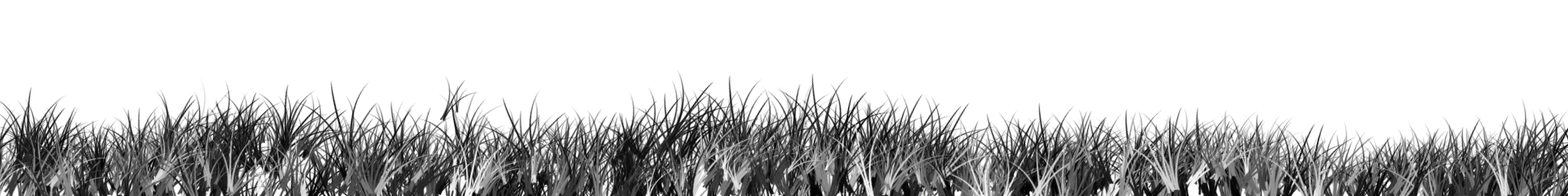
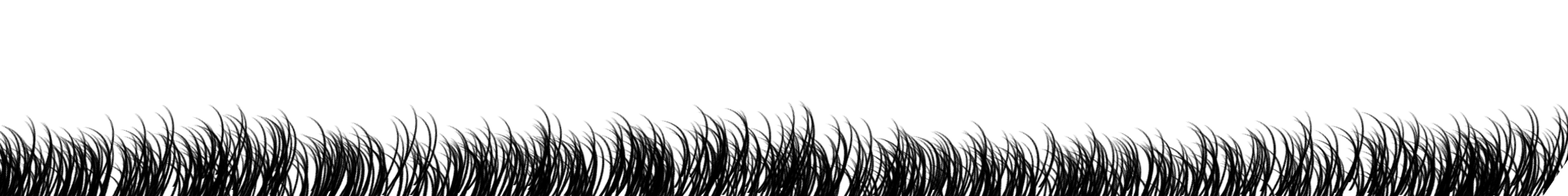
Comparing the layer stacks of the two 1568 x 196 images. Changes:
added layer "Layer 3" above "Layer 2" over left=0, top=100, right=1568, bottom=196
hid "Layer 1", painted on it over left=0, top=68, right=1568, bottom=196
